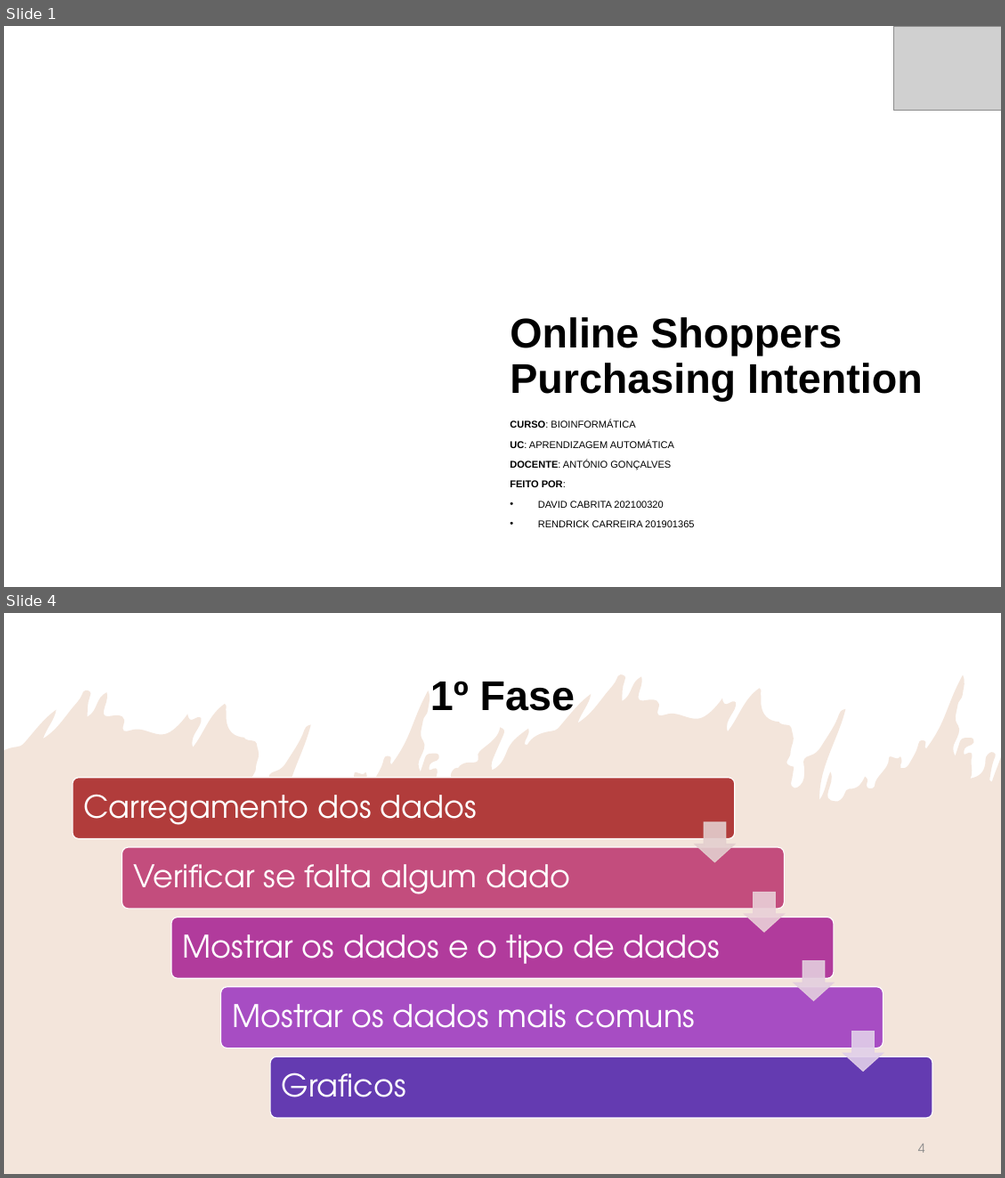
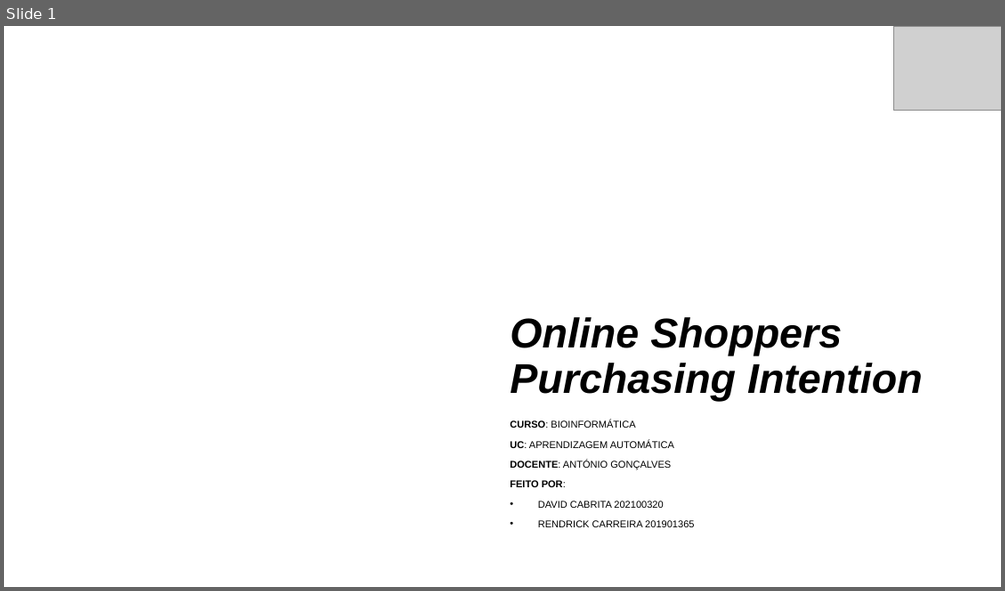
Before and after one commit to Rendrick27/Online_Shoppers_Purchasing, a slide deck: Main/Machine Learning.pptx. Shown one above the other, each under a label of ours: slides 1 and 4 before the commit, slide 1 after it; the slides between them are not shown. The pictures are 1005x1178 and 1005x591 pixels, drawn with LibreOffice and Linux fonts; fonts in the diff are those of the drawing; grey boxes stand for pictures; background and template pictures are left out. Boxes give left, top, right and bottom in pixels: in the first picture for what was removed or moved away, otherwise in the second. Text is boxed around its words. In the diff, an @@ line names an element or a change of style, - is before the commit and + after.

```diff
--- a/Main/Machine Learning.pptx
+++ b/Main/Machine Learning.pptx
@@ slide 4 removed at box(4, 613, 1001, 1174), background #FFFFFF @@
@@ freeform shape removed at box(4, 639, 251, 755) @@
@@ rectangle removed at box(4, 613, 1001, 1174) @@
@@ freeform shape removed at box(4, 674, 1001, 1174) @@
@@ title removed at box(430, 681, 574, 711) @@
-1º Fase
@@ group removed at box(73, 778, 933, 1118): 5 rounded rectangles, 5 texts, 4 down arrows @@
-Carregamento dos dados
-Verificar se falta algum dado
-Mostrar os dados e o tipo de dados
-Mostrar os dados mais comuns
-Graficos
@@ page number removed at box(918, 1143, 925, 1152) @@
-4
@@ slide 1 changed as well @@
@@ title "Online Shoppers Purchasing Intention" at box(510, 317, 922, 401): italic on @@
```
Also in this commit, not shown: 2 other slides changed, 10 slides added, 5 other slides removed, 1 other file.
